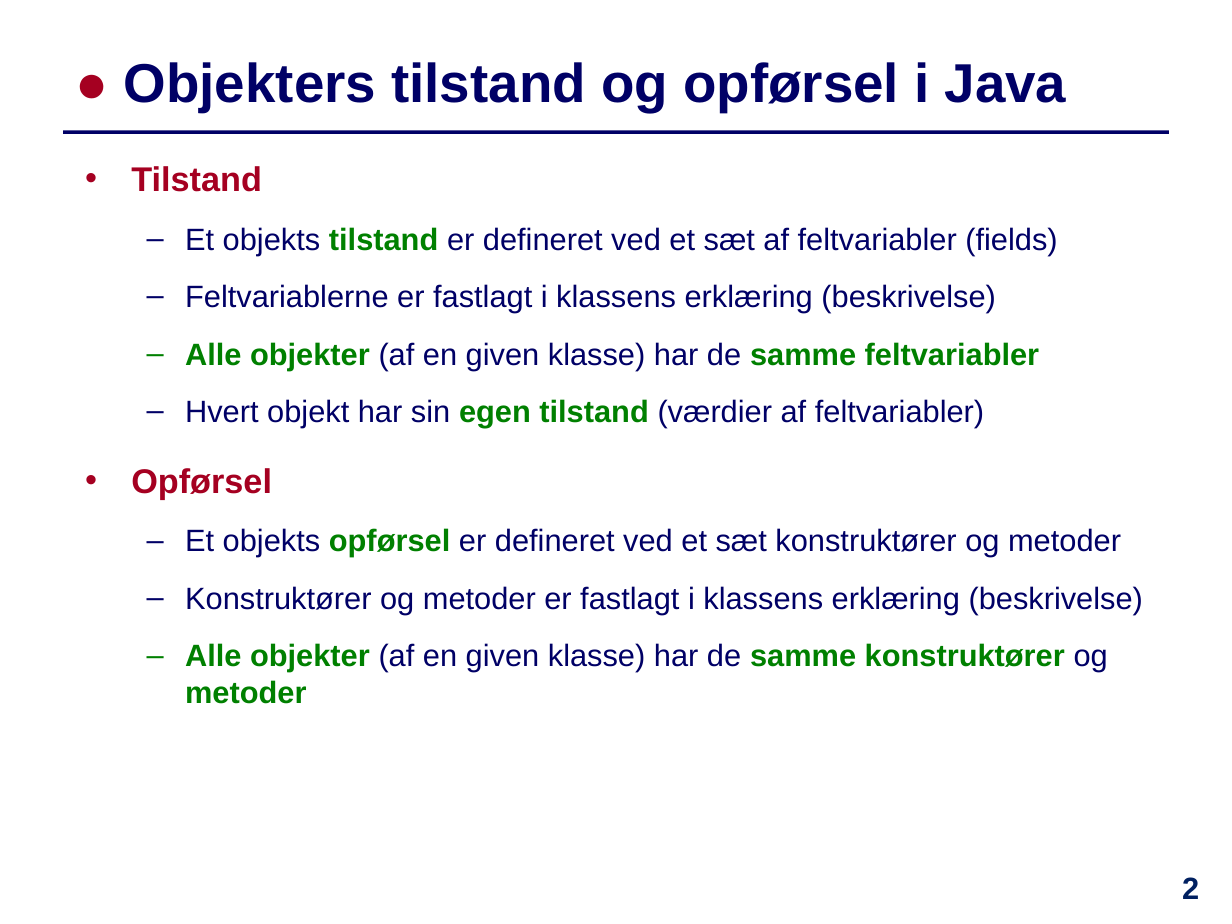
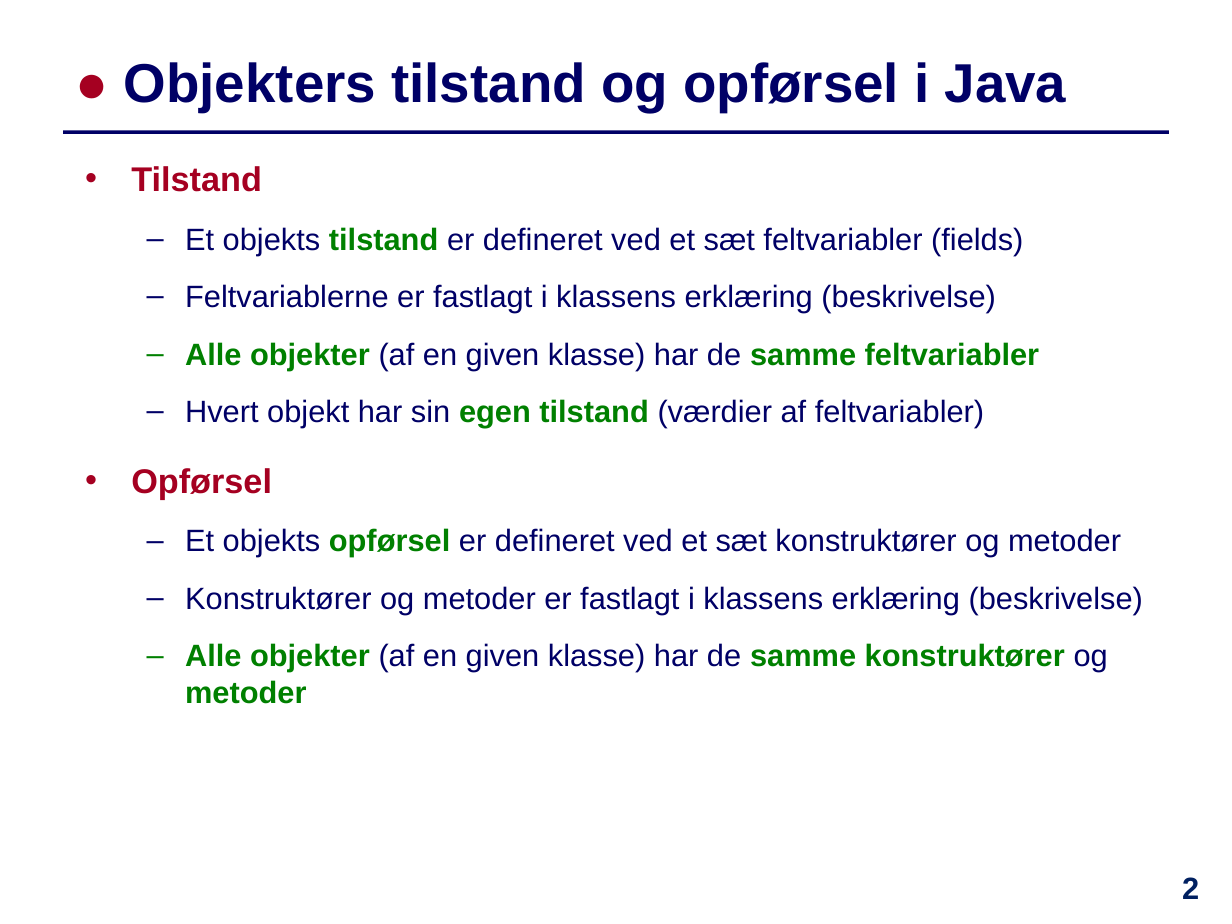
Before and after one commit to IntProgAU/Materiale, a slide deck: slide 2 of web/e25/uge_1b/Slides-Uge1-Torsdag.pptx. Drawn at 1232x924 pixels with LibreOffice and Linux fonts; fonts in the diff are those of the drawing. Boxes give left, top, right and bottom in pixels: in the first picture for what was removed or moved away, otherwise in the second. Text is boxed around its words. In the diff, an @@ line names an element or a change of style, - is before the commit and + after.

```diff
--- a/web/e25/uge_1b/Slides-Uge1-Torsdag.pptx
+++ b/web/e25/uge_1b/Slides-Uge1-Torsdag.pptx
@@ text at box(185, 227, 1023, 255): text changed @@
-  – Et objekts tilstand er defineret ved et sæt af feltvariabler (fields)
+  – Et objekts tilstand er defineret ved et sæt feltvariabler (fields)
```
Also in this commit, not shown: 3 other slides changed, 4 other files.
